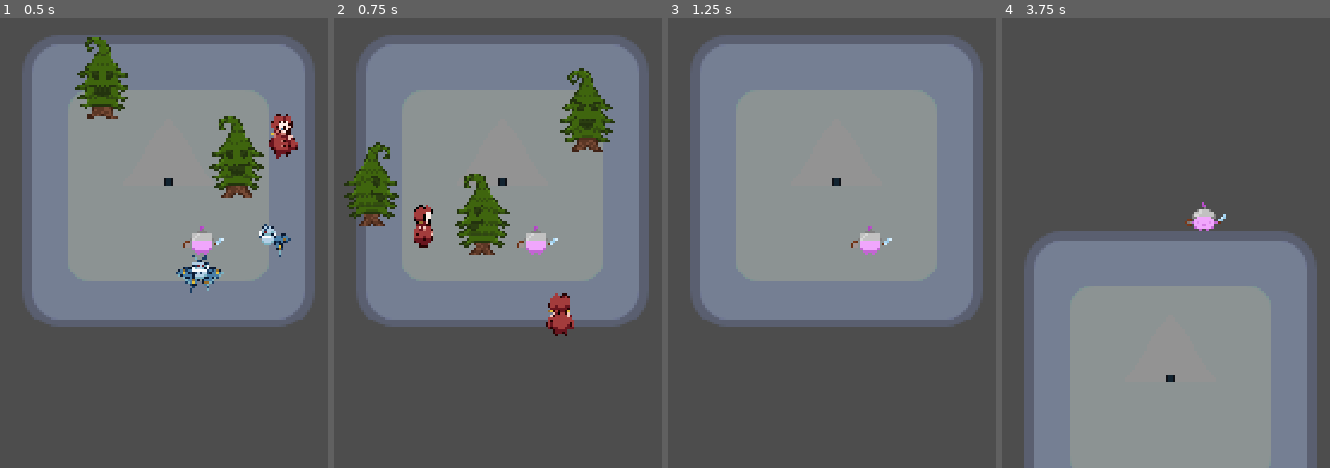
Above: before the commit, frames 1-4 (left to right).
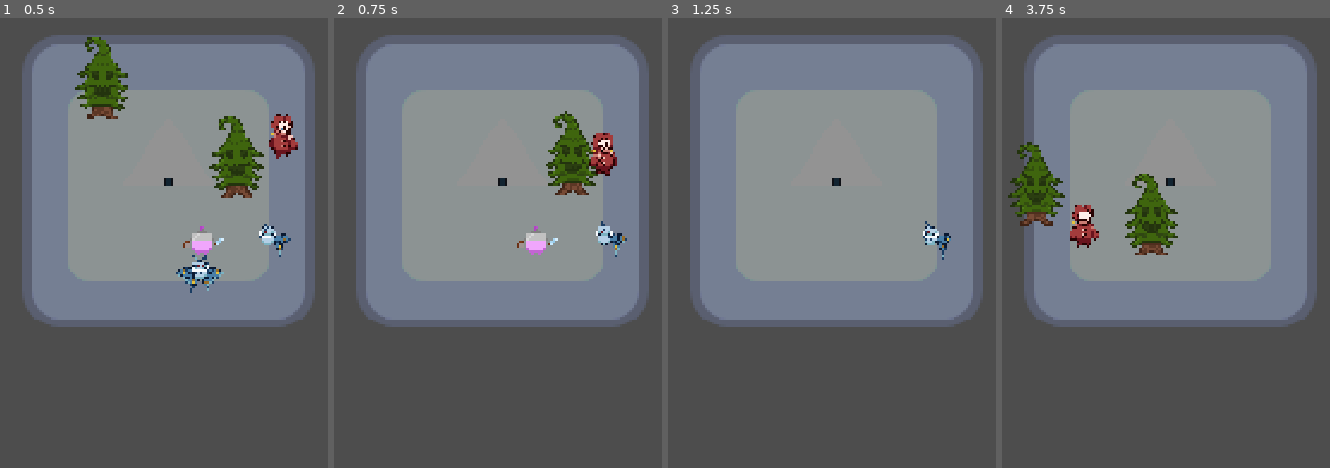
Above: after the commit, the same moments.

Repository: Mystievous/2025-mini-level-1
Game: Godot game, scene res://dev_workspaces/ko/spawn_test_scene.tscn
Same seed, same stepped clock (60 frames per second), same inputs: the game is played once before the commit and once after it. This scene is started directly instead of the project's main scene. The engine's default icon, where the game draws it, is replaced by a stand-in: a white triangle on a blue panel in a dark square.
Inputs:
- Up to frame 1 (0.5 s): no input
- Up to frame 2 (0.75 s): tap Enter (ui_accept) at 0.5, 0.6 s; hold D (right) from 0.53 s (still down)
- Up to frame 3 (1.25 s): keep holding D (right); tap Enter (ui_accept) at 0.77, 1.07 s
- Up to frame 4 (3.75 s): release D (right) at 1.28 s; hold S (down) 1.28-2.03 s; tap Enter (ui_accept) at 1.35, 1.52, 1.82, 2.1, 2.85, 3.02, 3.32, 3.6 s; hold D (right) 2.03-2.78 s; hold Up (ui_up) 2.78-3.53 s; hold A (left) from 3.53 s (still down)

Frame 1 is identical in both runs. In frame 2, 8.2% of the frame differs, in the area x 3-90%, y 11-71%; in frame 3, 0.6%; in frame 4, 71%, in the area x 1-97%, y 3-100%.

Commit message:
added a var that keeps track of how many enemies are left in the wave
also pressing spacebar will kill and enemy if debugvisuals is toggled on

Diff:
--- a/dev_workspaces/ko/spawner.gd
+++ b/dev_workspaces/ko/spawner.gd
@@ -22,11 +22,13 @@
 @export var numberOfWaves: int = 3
 ##Sets how many enemies are in a wave. Default: 5
 @export var amountOfEnemiesInWave: int = 5
-##Determines whether the sprite at the spawner's position, the spawn radious and debug text is shown. Default: false
+##Determines whether the sprite at the spawner's position, the spawn radious,  debug text is shown and if pressing spacebar will kill and enemy. Default: false
 @export var showDebugVisual: bool = false
 
 #keeps track of the current wave
 var currentWave: int = 0
+#keeps track of how many enemies are left in the wave.
+var enemiesLeftInWave: int = 0
 
 func _ready() -> void:
 	if showDebugVisual:
@@ -42,6 +44,9 @@
 			for childrenCounter in self.get_children():
 				if (childrenCounter.get_index() > 0): #skips the first node because that one is the DebugVisual
 					self.get_child(childrenCounter.get_index()).queue_free()
+					enemiesLeftInWave = self.get_child_count()-2
+					print("Enemies Left in wave: ", enemiesLeftInWave)
+					return
 
 #do the next wave if all enemies are defeated and currentWave < numberOfWaves
 func waves() -> void:
